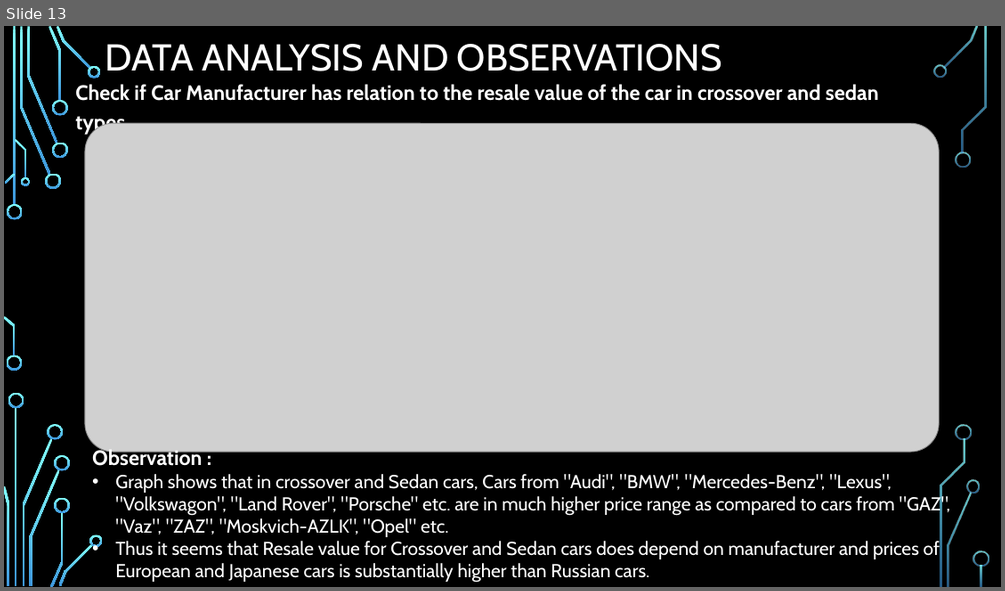
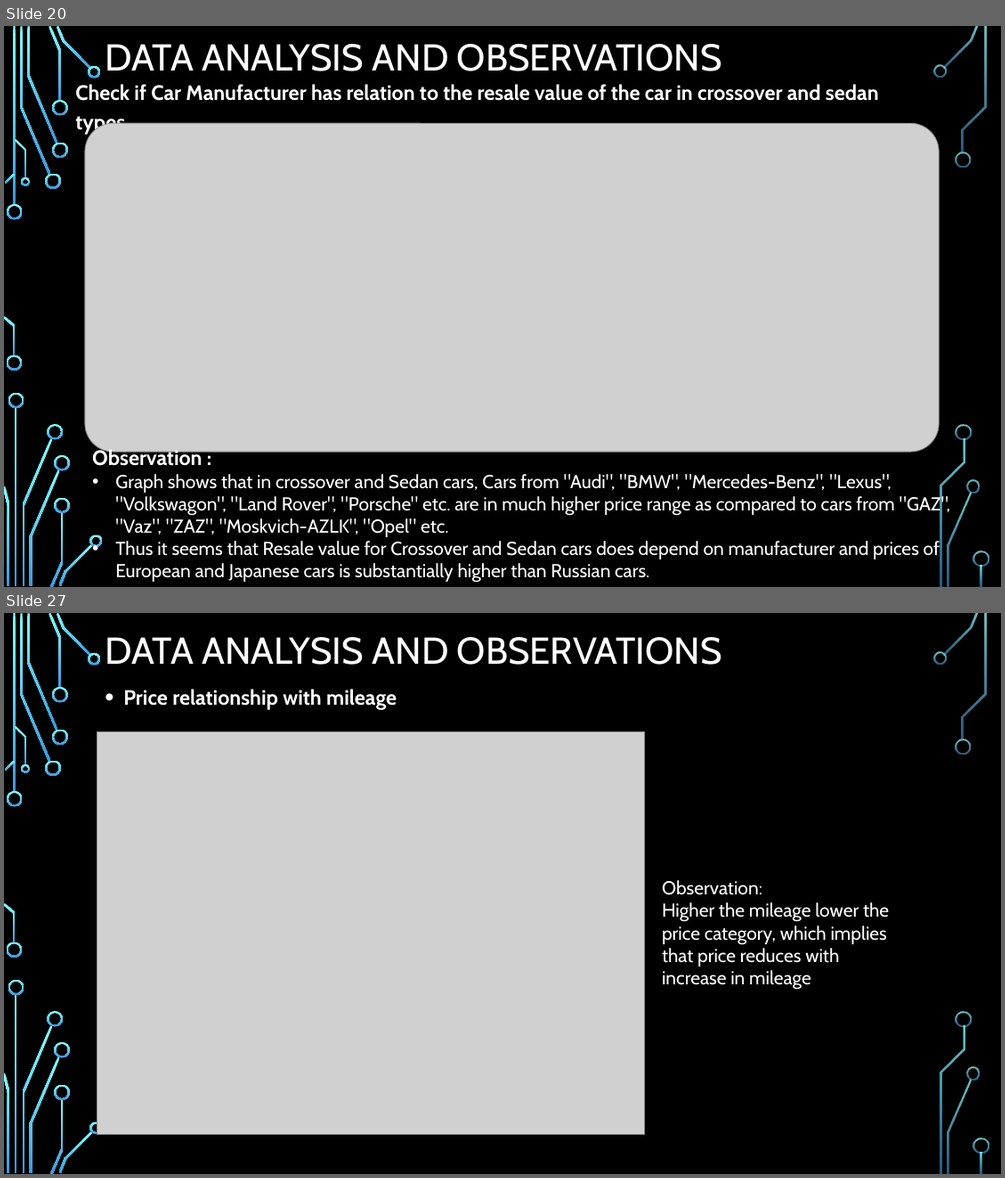
Before and after one commit to dhp6106/insaid-projects, a slide deck: term1/projects/CarSales/Term1-EDAProject-CarSales-DhavalParikh.pptx. Shown one above the other, each under a label of ours: slide 13 before the commit, slides 20 and 27 after it; the slides between them are not shown. The pictures are 1005x591 and 1005x1178 pixels, drawn with LibreOffice and Linux fonts; fonts in the diff are those of the drawing; grey boxes stand for pictures; background and template pictures are left out. Boxes give left, top, right and bottom in pixels: in the first picture for what was removed or moved away, otherwise in the second. Text is boxed around its words. In the diff, an @@ line names an element or a change of style, - is before the commit and + after.

Commit message:
Final Slide deck with images.

```diff
--- a/term1/projects/CarSales/Term1-EDAProject-CarSales-DhavalParikh.pptx
+++ b/term1/projects/CarSales/Term1-EDAProject-CarSales-DhavalParikh.pptx
@@ slide 27 added at (4, 613, 1001, 1174), background picture (left out); not listed: 36 template elements that a slide beside it also shows @@
@@ title added at (105, 637, 722, 665), 36 pt, text #FFFFFF @@
+DATA ANALYSIS AND OBSERVATIONS
@@ text added at (123, 689, 396, 710), 20 pt, text #FFFFFF, bold @@
+• Price relationship with mileage
@@ picture added at (97, 732, 644, 1135) @@
@@ text added at (662, 880, 889, 989), 18 pt, text #FFFFFF @@
+Observation:
+Higher the mileage lower the price category, which implies that price reduces with increase in mileage
@@ what was slide 13 is now slide 20 @@
```
Also in this commit, not shown: 6 slides changed, 9 other slides added, 8 slides removed, 8 other files.
